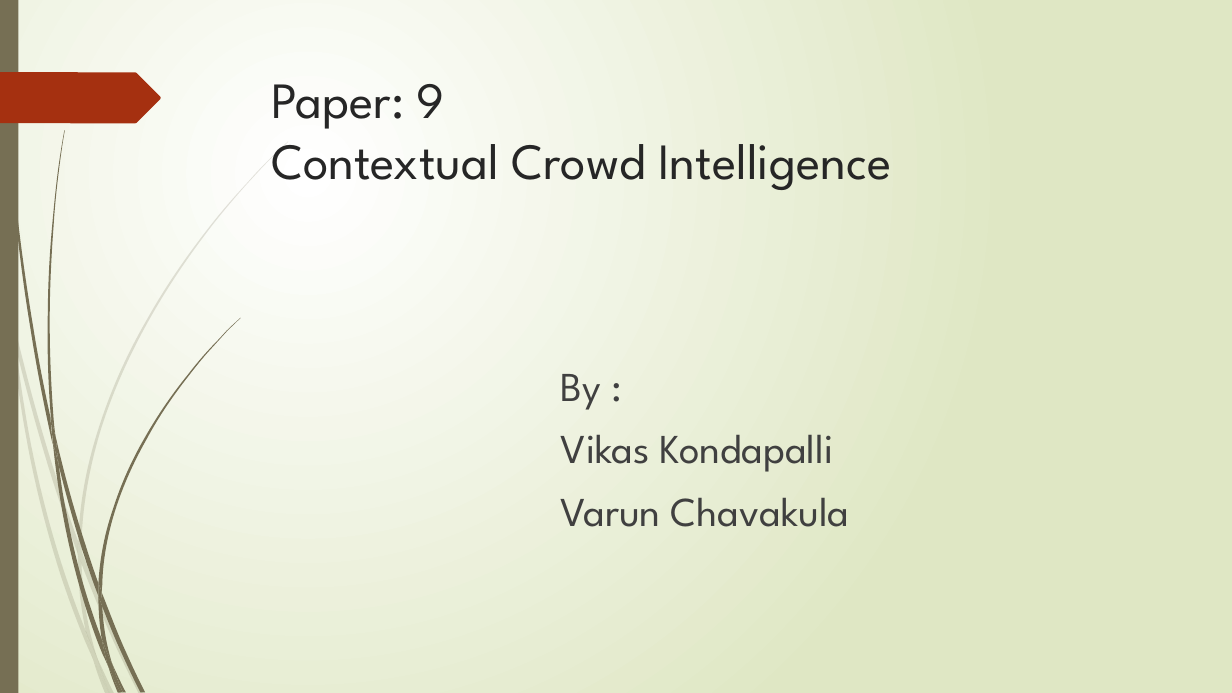
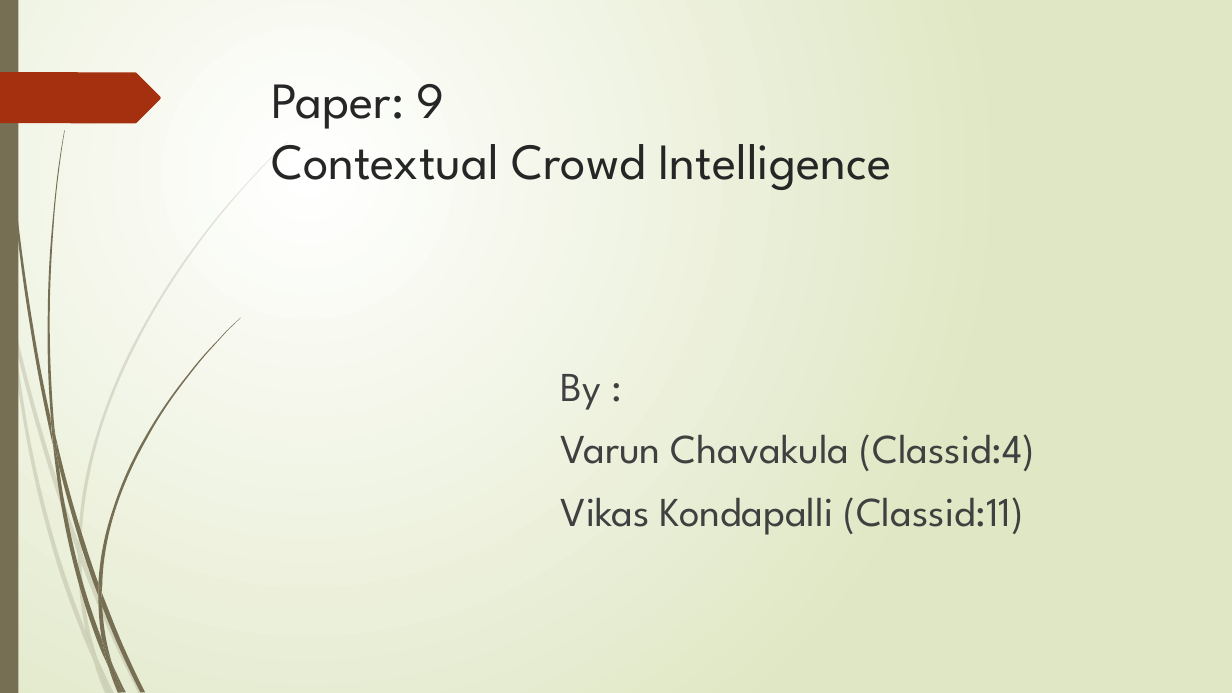
Before and after one commit to VarunChavakula/Bigdatappt, a slide deck: slide 1 of PaperPresentationBigData.pptx. Drawn at 1232x693 pixels with LibreOffice and Linux fonts; fonts in the diff are those of the drawing. Boxes give left, top, right and bottom in pixels: in the first picture for what was removed or moved away, otherwise in the second. Text is boxed around its words. In the diff, an @@ line names an element or a change of style, - is before the commit and + after.

Commit message:
ppt final

```diff
--- a/PaperPresentationBigData.pptx
+++ b/PaperPresentationBigData.pptx
@@ text at [561,434,1035,535]: text changed @@
-Vikas Kondapalli
-Varun Chavakula
+Varun Chavakula (Classid:4)
+Vikas Kondapalli (Classid:11)
```
